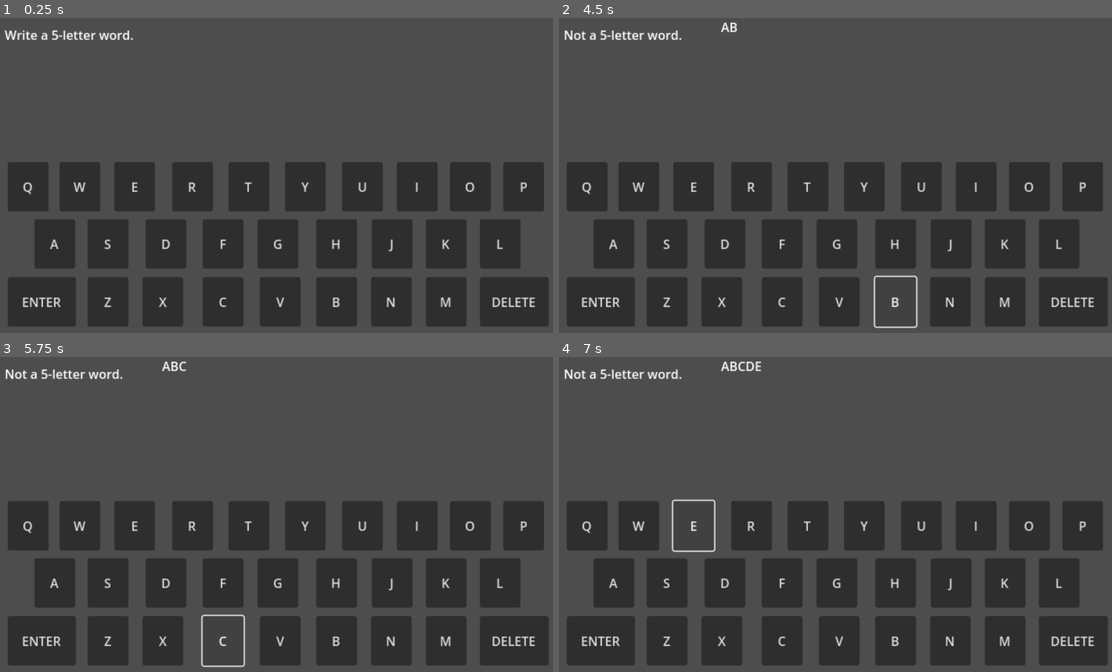
Above: before the commit, frames 1-4 (two rows, left to right).
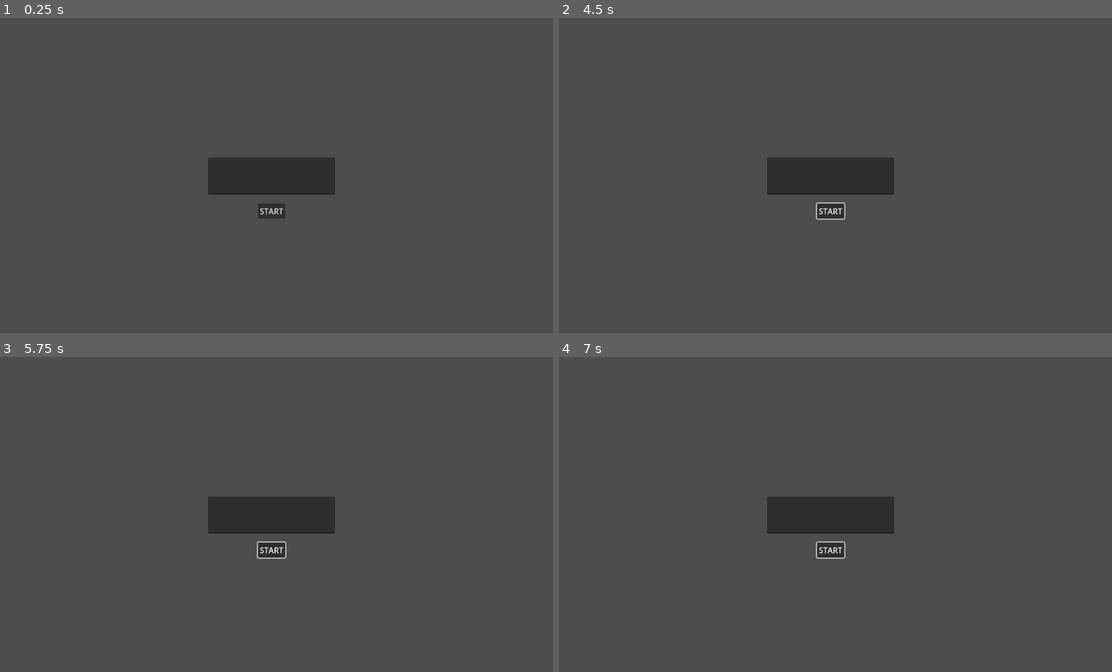
Above: after the commit, the same moments.

Repository: Mardiros129/WordWill
Game: Godot game, scene res://scenes/start_menu.tscn
Two runs of this game, one before a commit and one after it. Both use one fixed random seed, a clock stepped at 60 frames per second and the inputs below. Before the commit the project starts from res://game.tscn.
Inputs (mouse positions are in pixels of both pictures, inside the frame that each line leads up to):
- Up to frame 1 (0.25 s): no input
- Up to frame 2 (4.5 s): click (829, 210) at 0.5 s, where only the run after the commit has a clickable "START"; click (829, 210) at 1.25 s, where only the run after the commit has a clickable "START"; click (603, 301) at 2 s, where only the run before the commit has a clickable "ENTER"; click (603, 301) at 2.75 s, where only the run before the commit has a clickable "ENTER"; click (614, 244) at 3.5 s, where only the run before the commit has a clickable "A"; click (896, 301) at 4.25 s, where only the run before the commit has a clickable "B"
- Up to frame 3 (5.75 s): click (221, 640) at 5 s, where only the run before the commit has a clickable "C"
- Up to frame 4 (7 s): click (724, 583) at 5.75 s, where only the run before the commit has a clickable "D"; click (691, 527) at 6.5 s, where only the run before the commit has a clickable "E"

The runs differ from the first frame. In frame 1, 33% of the frame differs, in the area x 0-100%, y 3-98%; in frame 2, 32%; in frame 3, 32%; in frame 4, 32%.

Commit message:
Added button themes
Change color of buttons based on if the letter is correct or not.
Added a start screen to input the word.

Diff:
--- a/InputBox.gd
+++ b/InputBox.gd
@@ -2,7 +2,12 @@
 
 @onready var debug = $Debug
 @onready var output = $Output
-@onready var answer = "ROUTE"
+@onready var answer
+
+@export var light_theme: Theme
+@export var dark_theme: Theme
+@export var yellow_theme: Theme
+@export var green_theme: Theme
 
 
 func new_input(input: String) -> void:
@@ -23,6 +28,16 @@
 		debug.text = "Try again"
 		text = ""
 		output.text += my_word + "\n"
+
+		for x in my_word.length():
+			var missing_letter = get_node(my_word[x] + "Key")
+
+			if not answer.contains(my_word[x]):
+				missing_letter.theme = dark_theme
+			elif answer[x] == my_word[x]:
+				missing_letter.theme = green_theme
+			else:
+				missing_letter.theme = yellow_theme
 
 
 func _on_delete_key_pressed():
--- a/project.godot
+++ b/project.godot
@@ -10,7 +10,7 @@
 
 [application]
 
-config/name="Preload"
-run/main_scene="res://game.tscn"
+config/name="WordWill"
+run/main_scene="uid://dai0ivdfrif0e"
 config/features=PackedStringArray("4.4")
 config/icon="res://icon.svg"
--- a/game.tscn
+++ b/scenes/game.tscn
@@ -1,22 +1,30 @@
-[gd_scene load_steps=2 format=3 uid="uid://bvaq87g2hr72f"]
-
-[ext_resource type="Script" uid="uid://b8y2ikj2mrww0" path="res://InputBox.gd" id="1_jewaf"]
+[gd_scene load_steps=6 format=3 uid="uid://bvaq87g2hr72f"]
+
+[ext_resource type="Script" uid="uid://b8y2ikj2mrww0" path="res://InputBox.gd" id="1_yqjtg"]
+[ext_resource type="Theme" uid="uid://55ylst53xaxy" path="res://themes/light_theme.tres" id="2_lnu2h"]
+[ext_resource type="Theme" uid="uid://b67tv5v8ukr5x" path="res://themes/dark_theme.tres" id="3_lnu2h"]
+[ext_resource type="Theme" uid="uid://cbds32u6wi2cf" path="res://themes/yellow_theme.tres" id="4_iywne"]
+[ext_resource type="Theme" uid="uid://bj35dnqj1vtx1" path="res://themes/green_theme.tres" id="5_p57ef"]
 
 [node name="Node2D" type="Node2D"]
 
 [node name="InputBox" type="Label" parent="."]
 offset_left = 337.0
-offset_right = 618.0
-offset_bottom = 80.0
+offset_right = 481.0
+offset_bottom = 62.0
 scale = Vector2(1.6, 1.6)
-script = ExtResource("1_jewaf")
+script = ExtResource("1_yqjtg")
+light_theme = ExtResource("2_lnu2h")
+dark_theme = ExtResource("3_lnu2h")
+yellow_theme = ExtResource("4_iywne")
+green_theme = ExtResource("5_p57ef")
 
 [node name="Output" type="Label" parent="InputBox"]
 layout_mode = 0
-offset_left = 344.375
-offset_top = -3.12502
-offset_right = 505.375
-offset_bottom = 375.875
+offset_left = 236.875
+offset_top = 1.875
+offset_right = 397.875
+offset_bottom = 246.875
 
 [node name="Debug" type="Label" parent="InputBox"]
 layout_mode = 0
@@ -28,226 +36,282 @@
 
 [node name="EnterKey" type="Button" parent="InputBox"]
 layout_mode = 0
-offset_left = -197.34
-offset_top = 331.043
-offset_right = -110.34
-offset_bottom = 394.043
+offset_left = -100.0
+offset_top = 359.5
+offset_right = -13.0
+offset_bottom = 422.5
+scale = Vector2(0.678475, 0.681375)
+theme = ExtResource("2_lnu2h")
 text = "ENTER"
 
 [node name="DeleteKey" type="Button" parent="InputBox"]
 layout_mode = 0
-offset_left = 405.659
-offset_top = 331.043
-offset_right = 493.659
-offset_bottom = 394.043
+offset_left = 346.124
+offset_top = 359.5
+offset_right = 434.124
+offset_bottom = 422.5
+scale = Vector2(0.678475, 0.681375)
+theme = ExtResource("2_lnu2h")
 text = "DELETE"
 
 [node name="AKey" type="Button" parent="InputBox"]
 layout_mode = 0
-offset_left = -163.34
-offset_top = 257.043
-offset_right = -111.34
-offset_bottom = 320.043
+offset_left = -75.0
+offset_top = 306.75
+offset_right = -23.0
+offset_bottom = 369.75
+scale = Vector2(0.678475, 0.681375)
+theme = ExtResource("2_lnu2h")
 text = "A"
 
 [node name="BKey" type="Button" parent="InputBox"]
 layout_mode = 0
-offset_left = 196.66
-offset_top = 331.043
-offset_right = 248.66
-offset_bottom = 394.043
+offset_left = 191.25
+offset_top = 359.5
+offset_right = 243.25
+offset_bottom = 422.5
+scale = Vector2(0.678475, 0.681375)
+theme = ExtResource("2_lnu2h")
 text = "B"
 
 [node name="CKey" type="Button" parent="InputBox"]
 layout_mode = 0
-offset_left = 51.6595
-offset_top = 331.043
-offset_right = 103.66
-offset_bottom = 394.043
+offset_left = 81.4995
+offset_top = 359.5
+offset_right = 133.5
+offset_bottom = 422.5
+scale = Vector2(0.678475, 0.681375)
+theme = ExtResource("2_lnu2h")
 text = "C"
 
 [node name="DKey" type="Button" parent="InputBox"]
 layout_mode = 0
-offset_left = -21.3405
-offset_top = 257.043
-offset_right = 30.6595
-offset_bottom = 320.043
+offset_left = 28.4995
+offset_top = 306.75
+offset_right = 80.4995
+offset_bottom = 369.75
+scale = Vector2(0.678475, 0.681375)
+theme = ExtResource("2_lnu2h")
 text = "D"
 
 [node name="EKey" type="Button" parent="InputBox"]
 layout_mode = 0
-offset_left = -61.3405
-offset_top = 184.043
-offset_right = -9.34048
-offset_bottom = 247.043
+offset_left = -0.625001
+offset_top = 254.375
+offset_right = 51.375
+offset_bottom = 317.375
+scale = Vector2(0.678475, 0.681375)
+theme = ExtResource("2_lnu2h")
 text = "E"
 
 [node name="FKey" type="Button" parent="InputBox"]
 layout_mode = 0
-offset_left = 51.6595
-offset_top = 257.043
-offset_right = 103.66
-offset_bottom = 320.043
+offset_left = 82.1245
+offset_top = 306.75
+offset_right = 134.125
+offset_bottom = 369.75
+scale = Vector2(0.678475, 0.681375)
+theme = ExtResource("2_lnu2h")
 text = "F"
 
 [node name="GKey" type="Button" parent="InputBox"]
 layout_mode = 0
-offset_left = 121.66
-offset_top = 257.043
-offset_right = 173.66
-offset_bottom = 320.043
+offset_left = 134.625
+offset_top = 306.75
+offset_right = 186.625
+offset_bottom = 369.75
+scale = Vector2(0.678475, 0.681375)
+theme = ExtResource("2_lnu2h")
 text = "G"
 
 [node name="HKey" type="Button" parent="InputBox"]
 layout_mode = 0
-offset_left = 196.66
-offset_top = 257.043
-offset_right = 248.66
-offset_bottom = 320.043
+offset_left = 191.875
+offset_top = 306.75
+offset_right = 243.875
+offset_bottom = 369.75
+scale = Vector2(0.678475, 0.681375)
+theme = ExtResource("2_lnu2h")
 text = "H"
 
 [node name="IKey" type="Button" parent="InputBox"]
 layout_mode = 0
-offset_left = 299.66
-offset_top = 184.043
-offset_right = 351.66
-offset_bottom = 247.043
+offset_left = 257.5
+offset_top = 254.375
+offset_right = 309.5
+offset_bottom = 317.375
+scale = Vector2(0.678475, 0.681375)
+theme = ExtResource("2_lnu2h")
 text = "I"
 
 [node name="JKey" type="Button" parent="InputBox"]
 layout_mode = 0
-offset_left = 267.66
-offset_top = 257.043
-offset_right = 319.66
-offset_bottom = 320.043
+offset_left = 244.25
+offset_top = 306.75
+offset_right = 296.25
+offset_bottom = 369.75
+scale = Vector2(0.678475, 0.681375)
+theme = ExtResource("2_lnu2h")
 text = "J"
 
 [node name="KKey" type="Button" parent="InputBox"]
 layout_mode = 0
-offset_left = 336.66
-offset_top = 257.043
-offset_right = 388.659
-offset_bottom = 320.043
+offset_left = 295.125
+offset_top = 306.75
+offset_right = 347.124
+offset_bottom = 369.75
+scale = Vector2(0.678475, 0.681375)
+theme = ExtResource("2_lnu2h")
 text = "K"
 
 [node name="LKey" type="Button" parent="InputBox"]
 layout_mode = 0
-offset_left = 405.659
-offset_top = 257.043
-offset_right = 457.659
-offset_bottom = 320.043
+offset_left = 346.749
+offset_top = 306.75
+offset_right = 398.749
+offset_bottom = 369.75
+scale = Vector2(0.678475, 0.681375)
+theme = ExtResource("2_lnu2h")
 text = "L"
 
 [node name="MKey" type="Button" parent="InputBox"]
 layout_mode = 0
-offset_left = 336.66
-offset_top = 331.043
-offset_right = 388.659
-offset_bottom = 394.043
+offset_left = 294.5
+offset_top = 359.5
+offset_right = 346.499
+offset_bottom = 422.5
+scale = Vector2(0.678475, 0.681375)
+theme = ExtResource("2_lnu2h")
 text = "M"
 
 [node name="NKey" type="Button" parent="InputBox"]
 layout_mode = 0
-offset_left = 266.66
-offset_top = 331.043
-offset_right = 318.66
-offset_bottom = 394.043
+offset_left = 242.625
+offset_top = 359.5
+offset_right = 294.625
+offset_bottom = 422.5
+scale = Vector2(0.678475, 0.681375)
+theme = ExtResource("2_lnu2h")
 text = "N"
 
 [node name="OKey" type="Button" parent="InputBox"]
 layout_mode = 0
-offset_left = 367.66
-offset_top = 184.043
-offset_right = 419.659
-offset_bottom = 247.043
+offset_left = 308.125
+offset_top = 254.375
+offset_right = 360.124
+offset_bottom = 317.375
+scale = Vector2(0.678475, 0.681375)
+theme = ExtResource("2_lnu2h")
 text = "O"
 
 [node name="PKey" type="Button" parent="InputBox"]
 layout_mode = 0
-offset_left = 435.659
-offset_top = 184.043
-offset_right = 487.659
-offset_bottom = 247.043
+offset_left = 356.25
+offset_top = 254.375
+offset_right = 408.25
+offset_bottom = 317.375
+scale = Vector2(0.678475, 0.681375)
+theme = ExtResource("2_lnu2h")
 text = "P"
 
 [node name="QKey" type="Button" parent="InputBox"]
 layout_mode = 0
-offset_left = -197.34
-offset_top = 184.043
-offset_right = -145.34
-offset_bottom = 247.043
+offset_left = -98.75
+offset_top = 254.375
+offset_right = -46.75
+offset_bottom = 317.375
+scale = Vector2(0.678475, 0.681375)
+theme = ExtResource("2_lnu2h")
 text = "Q"
 
 [node name="RKey" type="Button" parent="InputBox"]
 layout_mode = 0
-offset_left = 12.6595
-offset_top = 184.043
-offset_right = 64.6595
-offset_bottom = 247.043
+offset_left = 52.5
+offset_top = 254.375
+offset_right = 104.5
+offset_bottom = 317.375
+scale = Vector2(0.678475, 0.681375)
+theme = ExtResource("2_lnu2h")
 text = "R"
 
 [node name="SKey" type="Button" parent="InputBox"]
 layout_mode = 0
-offset_left = -95.3405
-offset_top = 257.043
-offset_right = -43.3405
-offset_bottom = 320.043
+offset_left = -24.2505
+offset_top = 306.75
+offset_right = 27.7495
+offset_bottom = 369.75
+scale = Vector2(0.678475, 0.681375)
+theme = ExtResource("2_lnu2h")
 text = "S"
 
 [node name="TKey" type="Button" parent="InputBox"]
 layout_mode = 0
-offset_left = 84.6595
-offset_top = 184.043
-offset_right = 136.66
-offset_bottom = 247.043
+offset_left = 105.0
+offset_top = 254.375
+offset_right = 157.0
+offset_bottom = 317.375
+scale = Vector2(0.678475, 0.681375)
+theme = ExtResource("2_lnu2h")
 text = "T"
 
 [node name="UKey" type="Button" parent="InputBox"]
 layout_mode = 0
-offset_left = 229.66
-offset_top = 184.043
-offset_right = 281.66
-offset_bottom = 247.043
+offset_left = 205.625
+offset_top = 254.375
+offset_right = 257.625
+offset_bottom = 317.375
+scale = Vector2(0.678475, 0.681375)
+theme = ExtResource("2_lnu2h")
 text = "U"
 
 [node name="VKey" type="Button" parent="InputBox"]
 layout_mode = 0
-offset_left = 124.66
-offset_top = 331.043
-offset_right = 176.66
-offset_bottom = 394.043
+offset_left = 137.0
+offset_top = 359.5
+offset_right = 189.0
+offset_bottom = 422.5
+scale = Vector2(0.678475, 0.681375)
+theme = ExtResource("2_lnu2h")
 text = "V"
 
 [node name="WKey" type="Button" parent="InputBox"]
 layout_mode = 0
-offset_left = -131.34
-offset_top = 184.043
-offset_right = -79.3405
-offset_bottom = 247.043
+offset_left = -51.875
+offset_top = 254.375
+offset_right = 0.124493
+offset_bottom = 317.375
+scale = Vector2(0.678475, 0.681375)
+theme = ExtResource("2_lnu2h")
 text = "W"
 
 [node name="XKey" type="Button" parent="InputBox"]
 layout_mode = 0
-offset_left = -25.3405
-offset_top = 331.043
-offset_right = 26.6595
-offset_bottom = 394.043
+offset_left = 28.75
+offset_top = 359.5
+offset_right = 80.75
+offset_bottom = 422.5
+scale = Vector2(0.678475, 0.681375)
+theme = ExtResource("2_lnu2h")
 text = "X"
 
 [node name="YKey" type="Button" parent="InputBox"]
 layout_mode = 0
-offset_left = 156.66
-offset_top = 184.043
-offset_right = 208.66
-offset_bottom = 247.043
+offset_left = 155.625
+offset_top = 254.375
+offset_right = 207.625
+offset_bottom = 317.375
+scale = Vector2(0.678475, 0.681375)
+theme = ExtResource("2_lnu2h")
 text = "Y"
 
 [node name="ZKey" type="Button" parent="InputBox"]
 layout_mode = 0
-offset_left = -95.3405
-offset_top = 331.043
-offset_right = -43.3405
-offset_bottom = 394.043
+offset_left = -24.8755
+offset_top = 359.5
+offset_right = 27.1245
+offset_bottom = 422.5
+scale = Vector2(0.678475, 0.681375)
+theme = ExtResource("2_lnu2h")
 text = "Z"
 
 [connection signal="pressed" from="InputBox/EnterKey" to="InputBox" method="_on_enter_key_pressed"]
--- /dev/null
+++ b/scenes/start_menu.tscn
@@ -0,0 +1,37 @@
+[gd_scene load_steps=3 format=3 uid="uid://dai0ivdfrif0e"]
+
+[ext_resource type="Script" uid="uid://co4qmcuorwwi4" path="res://start_menu.gd" id="1_ouf4f"]
+[ext_resource type="PackedScene" uid="uid://bvaq87g2hr72f" path="res://scenes/game.tscn" id="2_thu50"]
+
+[node name="StartMenu" type="Node2D"]
+script = ExtResource("1_ouf4f")
+game_scene = ExtResource("2_thu50")
+
+[node name="LineEdit" type="LineEdit" parent="."]
+anchors_preset = 8
+anchor_left = 0.5
+anchor_top = 0.5
+anchor_right = 0.5
+anchor_bottom = 0.5
+offset_left = 431.0
+offset_top = 285.0
+offset_right = 691.0
+offset_bottom = 361.0
+grow_horizontal = 2
+grow_vertical = 2
+
+[node name="Button" type="Button" parent="."]
+anchors_preset = 7
+anchor_left = 0.5
+anchor_top = 1.0
+anchor_right = 0.5
+anchor_bottom = 1.0
+offset_left = 533.0
+offset_top = 379.0
+offset_right = 589.0
+offset_bottom = 410.0
+grow_horizontal = 2
+grow_vertical = 0
+text = "START"
+
+[connection signal="pressed" from="Button" to="." method="_on_button_pressed"]
--- /dev/null
+++ b/start_menu.gd
@@ -0,0 +1,13 @@
+extends Node2D
+
+@onready var line_edit = $LineEdit
+@export var game_scene: PackedScene
+
+func _on_button_pressed() -> void:
+	if line_edit.text.length() > 0:
+		var answer = line_edit.text.to_upper()
+
+		var game = game_scene.instantiate()
+		game.get_child(0).answer = answer
+		get_tree().root.add_child(game)
+		get_tree().root.remove_child(self)
--- /dev/null
+++ b/themes/dark_theme.tres
@@ -0,0 +1,7 @@
+[gd_resource type="Theme" load_steps=2 format=3 uid="uid://b67tv5v8ukr5x"]
+
+[sub_resource type="StyleBoxFlat" id="StyleBoxFlat_oaqtb"]
+bg_color = Color(0.147672, 0.147672, 0.147672, 1)
+
+[resource]
+Button/styles/normal = SubResource("StyleBoxFlat_oaqtb")
--- /dev/null
+++ b/themes/green_theme.tres
@@ -0,0 +1,7 @@
+[gd_resource type="Theme" load_steps=2 format=3 uid="uid://bj35dnqj1vtx1"]
+
+[sub_resource type="StyleBoxFlat" id="StyleBoxFlat_a4scy"]
+bg_color = Color(0, 0.580392, 0, 1)
+
+[resource]
+Button/styles/normal = SubResource("StyleBoxFlat_a4scy")
--- /dev/null
+++ b/themes/light_theme.tres
@@ -0,0 +1,7 @@
+[gd_resource type="Theme" load_steps=2 format=3 uid="uid://55ylst53xaxy"]
+
+[sub_resource type="StyleBoxFlat" id="StyleBoxFlat_hkwqb"]
+bg_color = Color(0.47788, 0.47788, 0.47788, 1)
+
+[resource]
+Button/styles/normal = SubResource("StyleBoxFlat_hkwqb")
--- /dev/null
+++ b/themes/yellow_theme.tres
@@ -0,0 +1,7 @@
+[gd_resource type="Theme" load_steps=2 format=3 uid="uid://cbds32u6wi2cf"]
+
+[sub_resource type="StyleBoxFlat" id="StyleBoxFlat_a4scy"]
+bg_color = Color(0.673231, 0.608156, 0, 1)
+
+[resource]
+Button/styles/normal = SubResource("StyleBoxFlat_a4scy")
Not shown, added: start_menu.gd.uid
